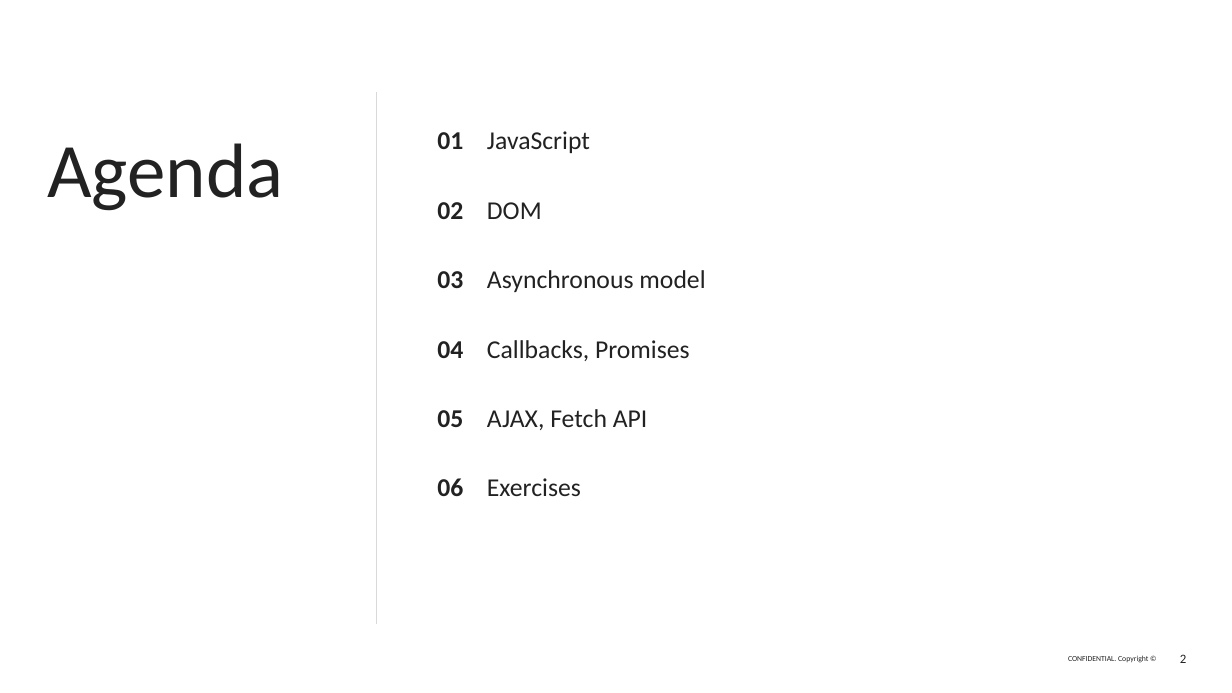
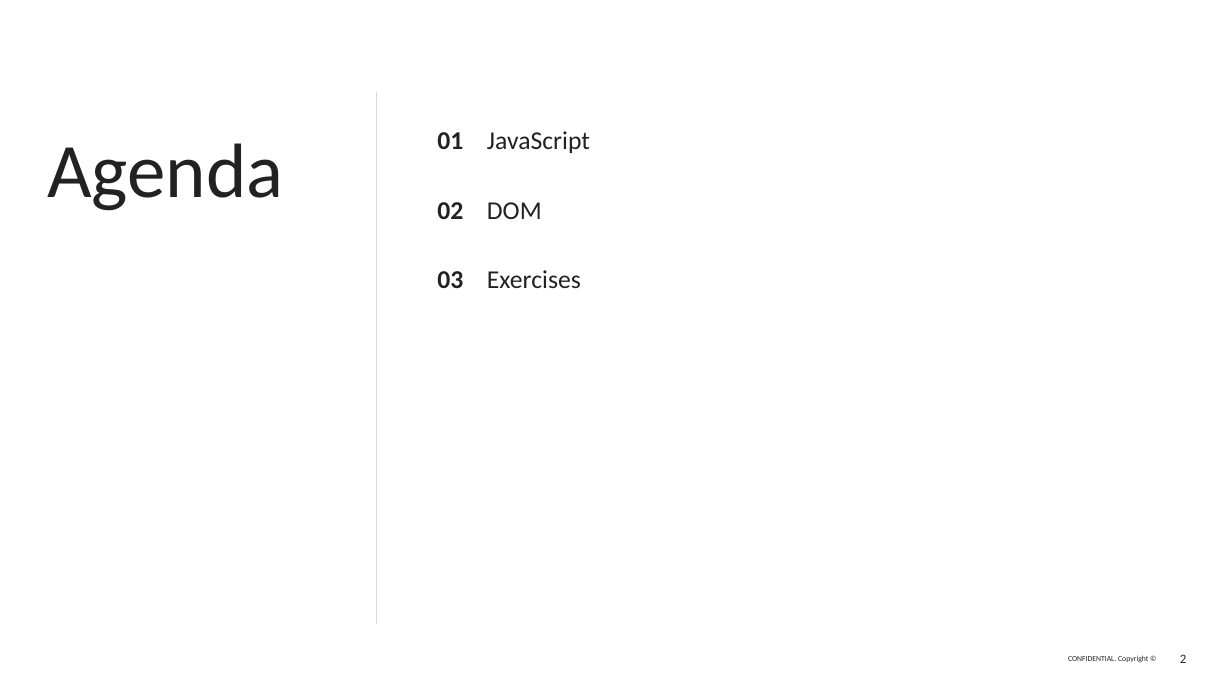
Before and after one commit to epam-nye-cooperation/epam-nye-webapp-2024, a slide deck: slide 2 of slides/02-js-basics.pptx. Drawn at 1232x693 pixels with LibreOffice and Linux fonts; fonts in the diff are those of the drawing; background and template pictures are left out. Boxes give left, top, right and bottom in pixels: in the first picture for what was removed or moved away, otherwise in the second. Text is boxed around its words. In the diff, an @@ line names an element or a change of style, - is before the commit and + after.

```diff
--- a/slides/02-js-basics.pptx
+++ b/slides/02-js-basics.pptx
@@ text at box(487, 270, 581, 288): text changed @@
-Asynchronous model
+Exercises
@@ text removed at box(437, 341, 463, 358) @@
-04
@@ text removed at box(487, 340, 690, 361) @@
-Callbacks, Promises
@@ text removed at box(437, 410, 463, 427) @@
-05
@@ text removed at box(487, 409, 648, 430) @@
-AJAX, Fetch API
@@ text removed at box(437, 478, 463, 496) @@
-06
@@ text removed at box(487, 478, 581, 496) @@
-Exercises
```
Also in this commit, not shown: 3 other slides changed, 1 other file.
